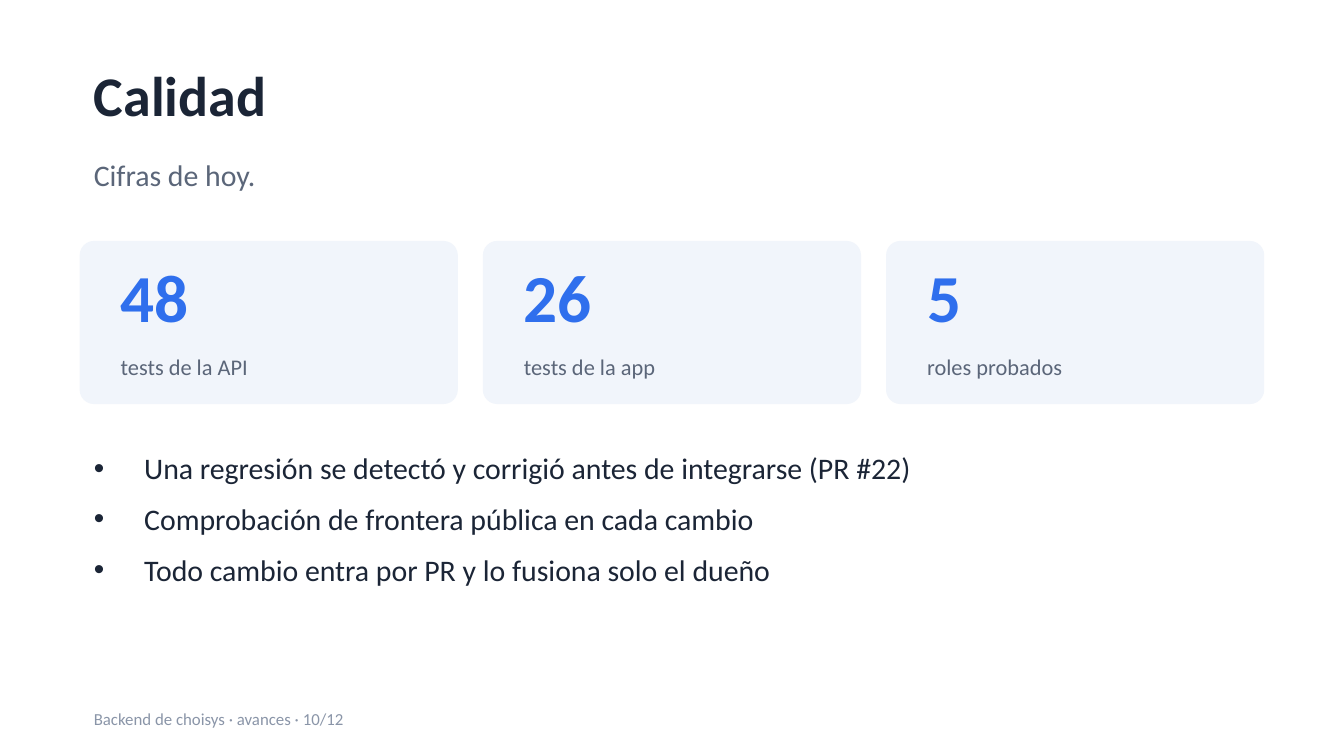
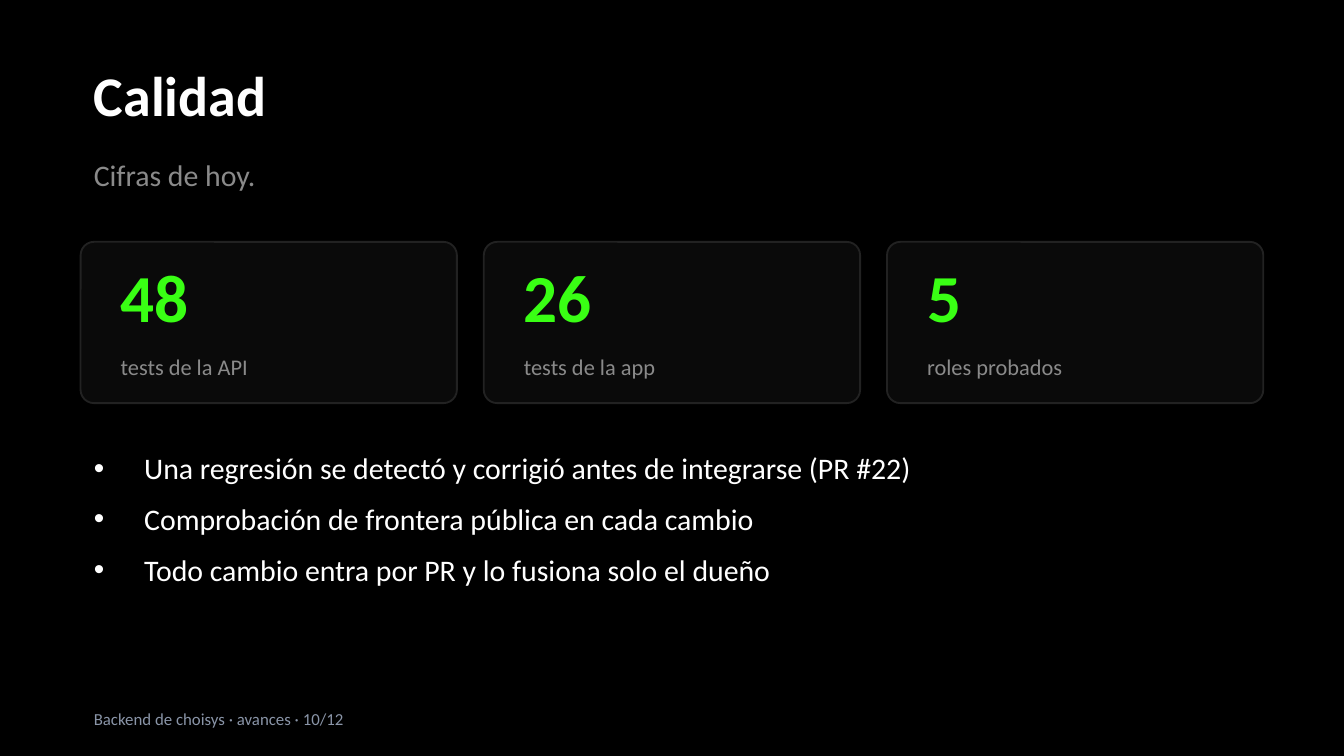
Before and after one commit to NeoRetroo38/choisys, a slide deck: slide 10 of docs/avances/avances-backend.pptx. Drawn at 1344x756 pixels with LibreOffice and Linux fonts; fonts in the diff are those of the drawing. Boxes give left, top, right and bottom in pixels: in the first picture for what was removed or moved away, otherwise in the second. Text is boxed around its words. In the diff, an @@ line names an element or a change of style, - is before the commit and + after.

Commit message:
docs: dark thin style for the Pages portal and the progress deck

```diff
--- a/docs/avances/avances-backend.pptx
+++ b/docs/avances/avances-backend.pptx
@@ background #FFFFFF to #000000 @@
@@ text "Calidad" at (x1=94, y1=76, x2=266, y2=117): text colour #1B2536 to #FFFFFF @@
@@ fill #F1F5FB to #0A0A0A; outline #F1F5FB 1 pt to #222222 1 pt in 3 elements at (x1=81, y1=242, x2=457, y2=403), (x1=484, y1=242, x2=860, y2=403), (x1=887, y1=242, x2=1263, y2=403) @@
@@ text colour #2F6FED to #39FF14 in 3 elements at (x1=121, y1=275, x2=189, y2=323), (x1=524, y1=276, x2=592, y2=323), (x1=927, y1=278, x2=961, y2=323) @@
@@ text colour #5B6679 to #8A8A8A in 4 elements at (x1=94, y1=165, x2=255, y2=191), (x1=121, y1=359, x2=248, y2=375), (x1=524, y1=359, x2=655, y2=379), (x1=927, y1=359, x2=1062, y2=379) @@
@@ text "Una regresión se detectó y ..." at (x1=144, y1=457, x2=910, y2=586): text colour #1B2536 to #FFFFFF @@
```
Also in this commit, not shown: 11 other slides changed, 4 other files.
